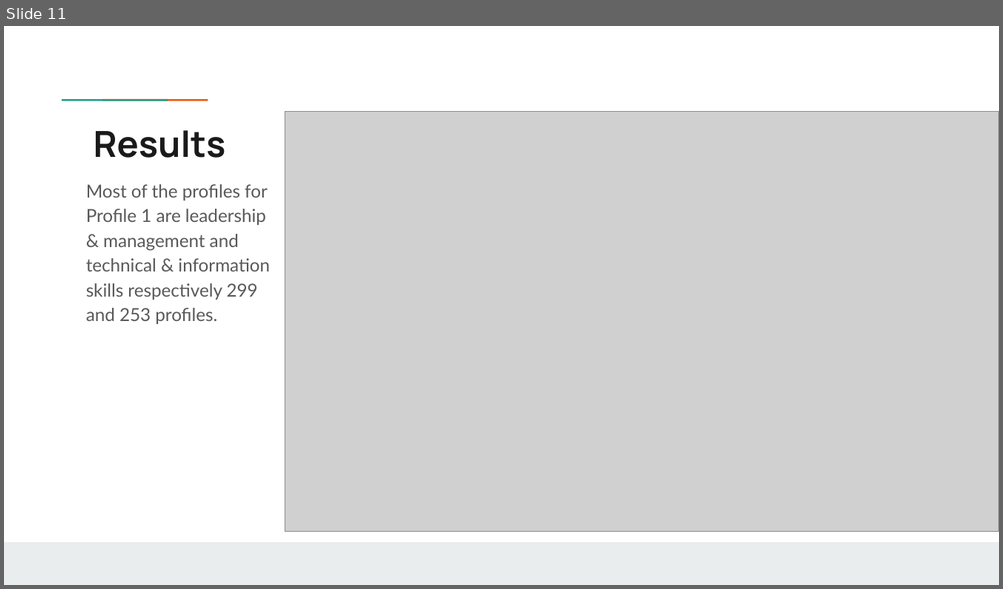
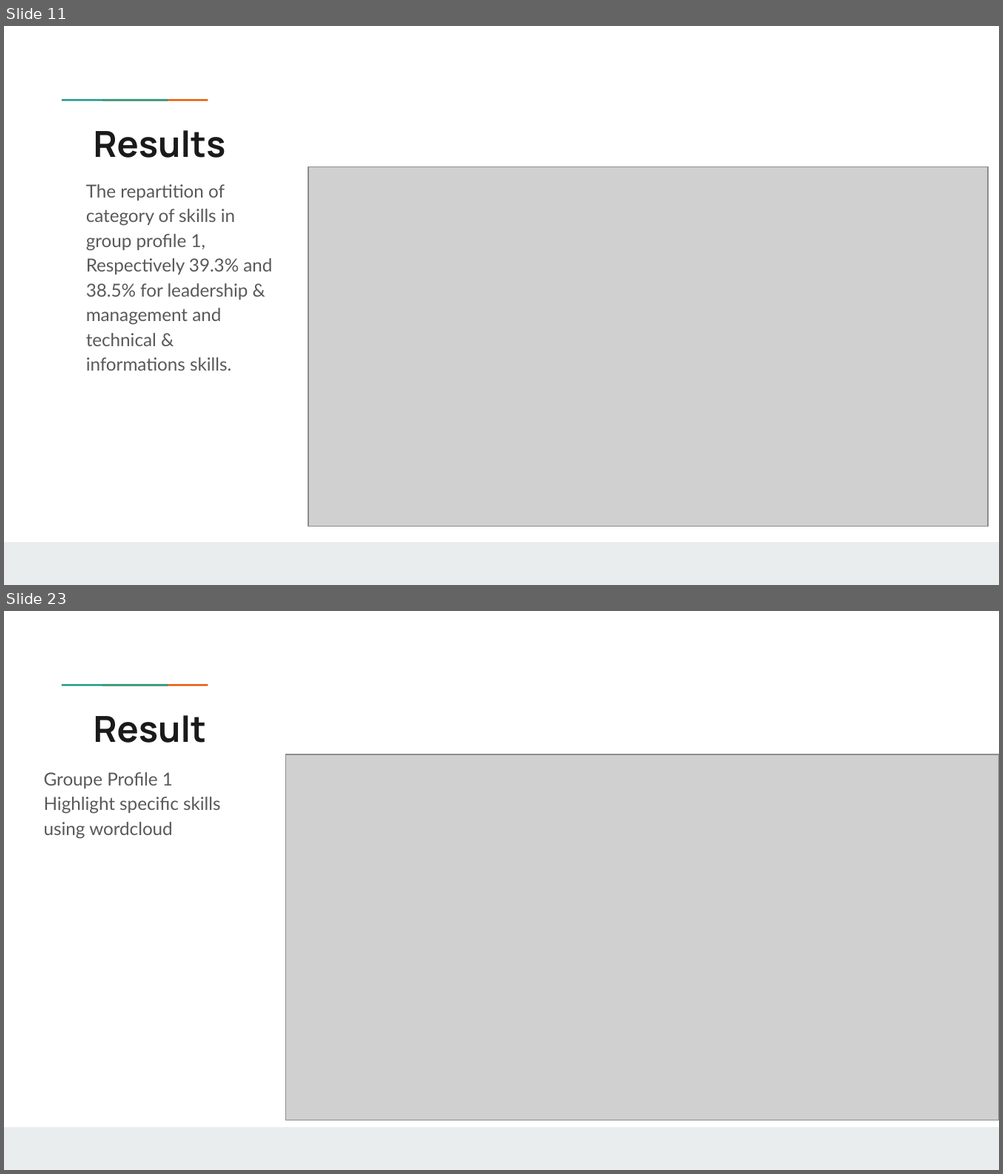
Before and after one commit to B1o0b1/Ayiti_analytics_capstone_project, a slide deck: Capstone_Project_Jean_Franco_Chosson.pptx. Shown one above the other, each under a label of ours: slide 11 before the commit, slides 11 and 23 after it; the slides between them are not shown. The pictures are 1003x589 and 1003x1174 pixels, drawn with LibreOffice and Linux fonts; fonts in the diff are those of the drawing; grey boxes stand for pictures; background and template pictures are left out. Boxes give left, top, right and bottom in pixels: in the first picture for what was removed or moved away, otherwise in the second. Text is boxed around its words. In the diff, an @@ line names an element or a change of style, - is before the commit and + after.

```diff
--- a/Capstone_Project_Jean_Franco_Chosson.pptx
+++ b/Capstone_Project_Jean_Franco_Chosson.pptx
@@ slide 23 added at <box>4,611,999,1170</box>, background #FFFFFF; not listed: 3 template elements that a slide beside it also shows @@
@@ title added at <box>94,715,206,743</box>, 26 pt, text #1A1A1A, bold @@
+Result
@@ picture added at <box>285,755,999,1120</box> @@
@@ text added at <box>44,772,220,839</box>, 13 pt, text #595959 @@
+Groupe Profile 1
+Highlight specific skills using wordcloud
@@ slide 11 changed as well @@
@@ picture: place and size @@
-picture at <box>284,112,999,532</box>
+picture at <box>308,167,987,527</box>
@@ text at <box>86,184,272,371</box>: text changed @@
-Most of the profiles for Profile 1 are leadership & management and technical & information skills respectively 299 and 253 profiles.
+The repartition of category of skills in group profile 1,
+Respectively 39.3% and 38.5% for leadership & management and technical & informations skills.
```
Also in this commit, not shown: 9 other slides changed, 13 other slides added, 9 slides removed, 1 other file.
